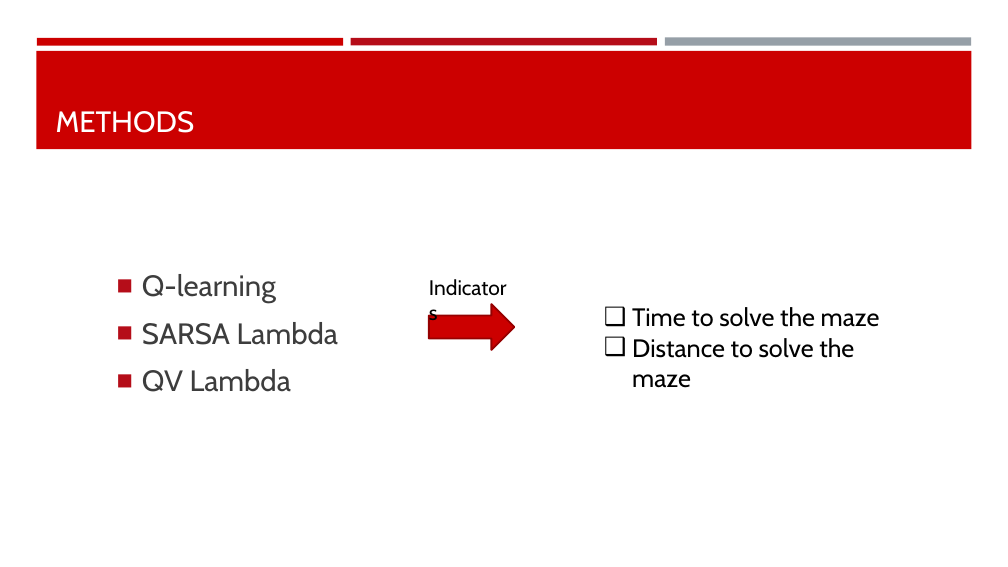
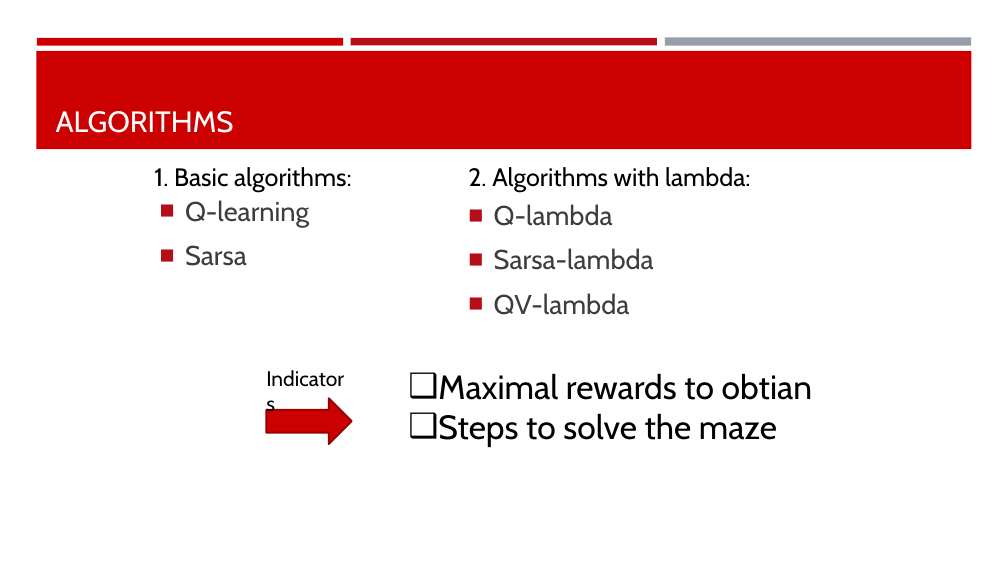
Before and after one commit to mengli11235/MachineLearning_Maze, a slide deck: slide 4 of Group Presentation.pptx. Drawn at 1008x567 pixels with LibreOffice and Linux fonts; fonts in the diff are those of the drawing. Boxes give left, top, right and bottom in pixels: in the first picture for what was removed or moved away, otherwise in the second. Text is boxed around its words. In the diff, an @@ line names an element or a change of style, - is before the commit and + after.

```diff
--- a/Group Presentation.pptx
+++ b/Group Presentation.pptx
@@ title at bbox=[56, 111, 234, 133]: text changed @@
-METHODS
+ALGORITHMS
@@ text added at bbox=[154, 167, 352, 192], 24 pt, text #000000 @@
+1. Basic algorithms:
@@ text added at bbox=[468, 167, 750, 192], 24 pt, text #000000 @@
+2. Algorithms with lambda:
@@ text "Q-learning": place and size @@
-text "Q-learning" at bbox=[142, 274, 338, 392]
+text "Q-learning" at bbox=[185, 200, 309, 266]
@@ text at bbox=[185, 200, 309, 227]: size 28 to 25.9 pt in "Q-learning" @@
@@ text added at bbox=[494, 204, 654, 315], 25.9 pt, text #3D3D3D @@
+■ Q-lambda
+■ Sarsa-lambda
+■ QV-lambda
@@ text at bbox=[185, 245, 247, 266]: text changed; size 28 to 25.9 pt @@
-■ SARSA Lambda
-■ QV Lambda
+■ Sarsa
@@ text "Indicators": place and size @@
-text "Indicators" at bbox=[422, 271, 523, 304]
+text "Indicators" at bbox=[259, 362, 359, 395]
@@ text at bbox=[438, 373, 812, 447]: text changed; size 24 to 32 pt @@
-❑ Time to solve the maze
-❑ Distance to solve the maze
+❑ Maximal rewards to obtian
+❑ Steps to solve the maze
@@ right arrow: place and size @@
-right arrow at bbox=[429, 304, 514, 350]
+right arrow at bbox=[266, 399, 352, 445]
```
Also in this commit, not shown: 4 other slides changed, 3 slides added, 3 slides removed.
